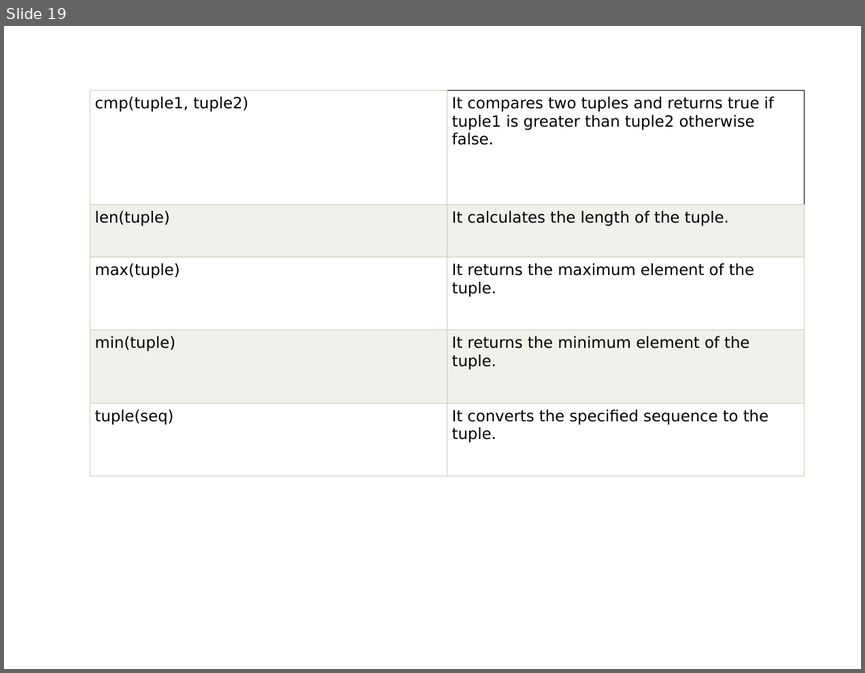
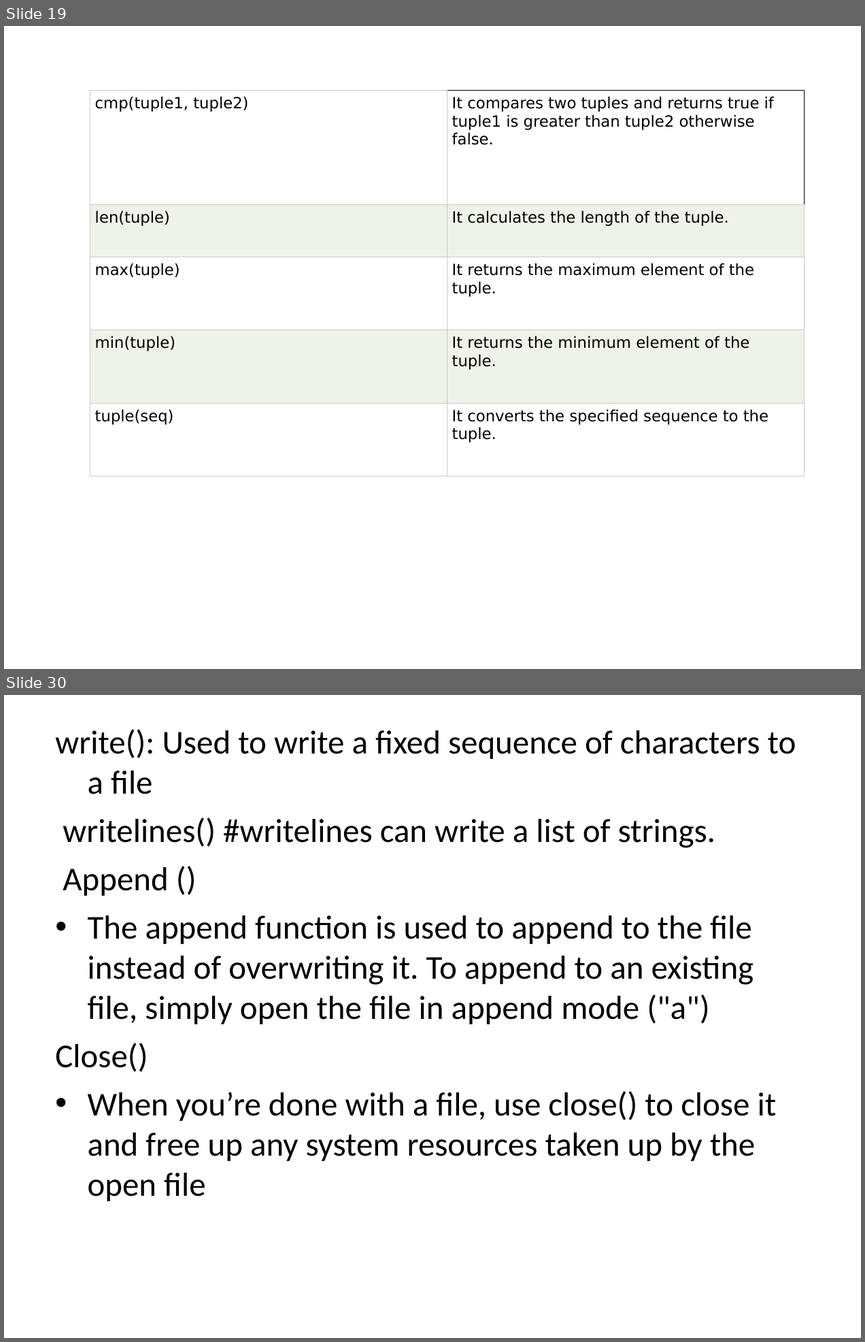
Before and after one commit to vishalamc/pythonexamples, a slide deck: Data Structure in Python.ppt. Shown one above the other, each under a label of ours: slide 19 before the commit, slides 19 and 30 after it; the slides between them are not shown. The pictures are 865x673 and 865x1342 pixels, drawn with LibreOffice and Linux fonts; fonts in the diff are those of the drawing. Boxes give left, top, right and bottom in pixels: in the first picture for what was removed or moved away, otherwise in the second. Text is boxed around its words. In the diff, an @@ line names an element or a change of style, - is before the commit and + after.

```diff
--- a/Data Structure in Python.ppt
+++ b/Data Structure in Python.ppt
@@ slide 30 added at [4,695,861,1338], background #FFFFFF @@
@@ text added at [55,729,796,1201], 28 pt, text #000000 @@
+write(): Used to write a fixed sequence of characters to a file
+writelines() #writelines can write a list of strings.
+Append ()
+• The append function is used to append to the file instead of overwriting it. To append to an existing file, simply open the file in append mode ("a")
+Close()
+• When you’re done with a file, use close() to close it and free up any system resources taken up by the open file
```
Also in this commit, not shown: 10 other slides added, 7 other files.
